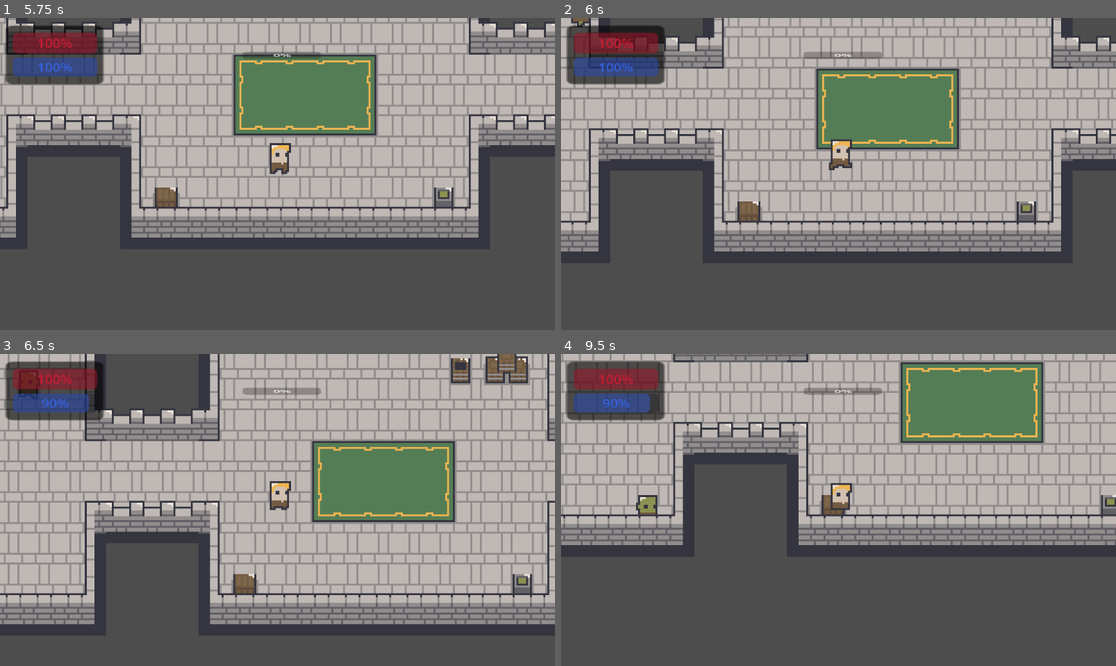
Above: before the commit, frames 1-4 (two rows, left to right).
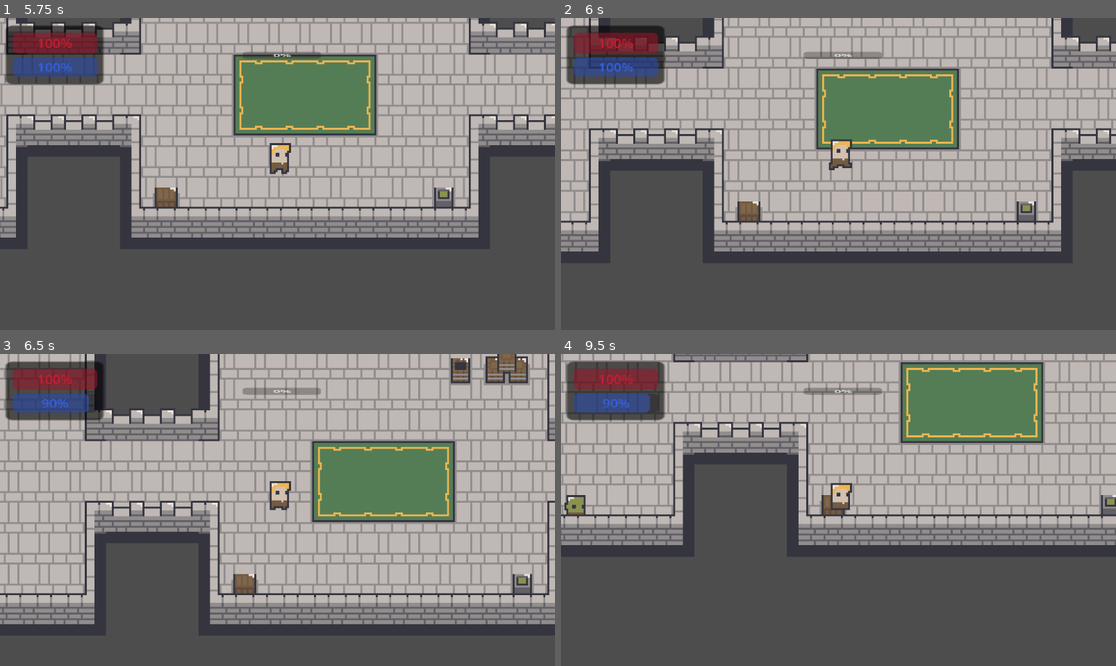
Above: after the commit, the same moments.

Repository: qmarsala/DeliciousDungeon
Game: Godot game, scene res://scenes/game.tscn
Same seed, same stepped clock (60 frames per second), same inputs: the game is played once before the commit and once after it.
Inputs (mouse positions are in pixels of both pictures, inside the frame that each line leads up to):
- Up to frame 1 (5.75 s): move the mouse to (399, 158) at 0.52 s; hold D (move_east) 0.53-1.28 s; tap Q (basic_attack) at 0.6, 3.6 s; move the mouse to (166, 189) at 1.27 s; hold S (move_south) 1.28-2.03 s; tap W (heavy_attack) at 1.35, 4.35 s; move the mouse to (333, 105) at 2.02 s; hold D (move_east) 2.03-3.53 s; tap E (interact) at 2.1, 5.1 s; tap Enter at 2.75 s; move the mouse to (249, 236) at 2.77 s; click (249, 236) at 2.85 s; move the mouse to (444, 220) at 3.52 s; hold A (move_west) 3.53-5.03 s; move the mouse to (111, 127) at 4.27 s; move the mouse to (305, 174) at 5.02 s; hold S (move_south) from 5.03 s (still down)
- Up to frame 2 (6 s): move the mouse to (755, 96) at 5.77 s; release S (move_south) at 5.78 s; hold D (move_east) from 5.78 s (still down); click (755, 96) at 5.85 s
- Up to frame 3 (6.5 s): keep holding D (move_east)
- Up to frame 4 (9.5 s): move the mouse to (960, 494) at 6.52 s; tap Q (basic_attack) at 6.6 s; move the mouse to (727, 525) at 7.27 s; tap W (heavy_attack) at 7.35 s; move the mouse to (894, 441) at 8.02 s; release D (move_east) at 8.03 s; hold S (move_south) 8.03-8.78 s; tap E (interact) at 8.1 s; move the mouse to (810, 572) at 8.77 s; hold A (move_west) from 8.78 s (still down); click (810, 572) at 8.85 s

Frame 1 is identical in both runs. In frame 2, less than 0.1% of the frame differs, in the area x 1-6%, y 0-3%; in frame 3, less than 0.1%; in frame 4, 0.5%, in the area x 0-18%, y 45-52%.

Commit message:
fix jitter near walls in goblin exploration state

Diff:
--- a/src/assets/scripts/enemy_exploring_state.gd
+++ b/src/assets/scripts/enemy_exploring_state.gd
@@ -11,4 +11,4 @@
 	context.explore_ray_cast.target_position = context.velocity.normalized() * context.MIN_DISTANCE
 	if context.explore_ray_cast.get_collider():
 		context.velocity = Vector2.ZERO
-		context.explore_direction = -direction
+		context.explore_direction = context.global_position
